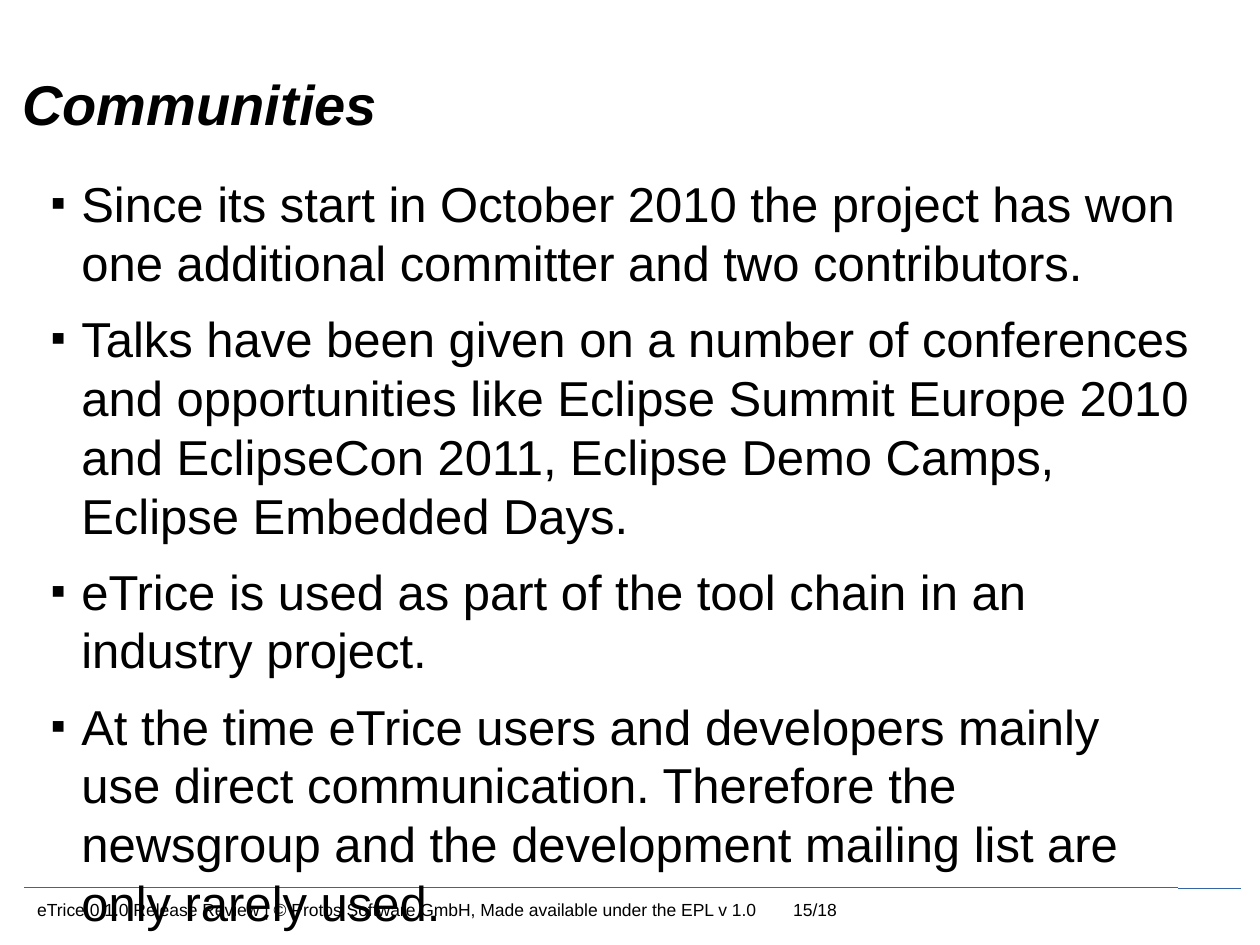
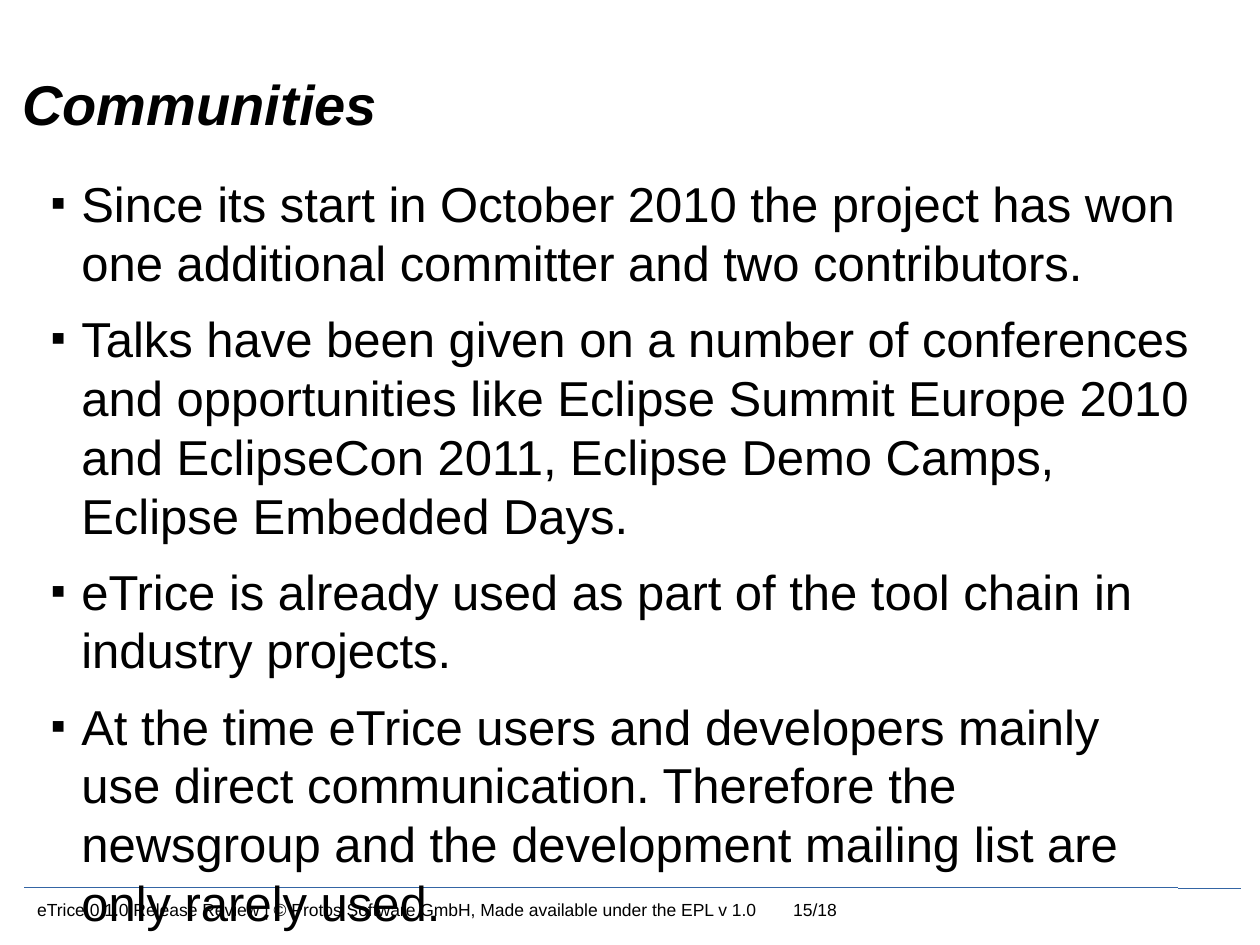
Before and after one commit to hckkid/eTrice, a slide deck: slide 15 of orga/releases/0.1/etrice-0.1.0-release-review.odp. Drawn at 1260x945 pixels with LibreOffice and Linux fonts; fonts in the diff are those of the drawing; background and template pictures are left out. Boxes give left, top, right and bottom in pixels: in the first picture for what was removed or moved away, otherwise in the second. Text is boxed around its words. In the diff, an @@ line names an element or a change of style, - is before the commit and + after.

```diff
--- a/orga/releases/0.1/etrice-0.1.0-release-review.odp
+++ b/orga/releases/0.1/etrice-0.1.0-release-review.odp
@@ text at [81,574,1132,679]: text changed @@
-■ eTrice is used as part of the tool chain in an industry project.
+■ eTrice is already used as part of the tool chain in industry projects.
```
Also in this commit, not shown: 3 other slides changed.
